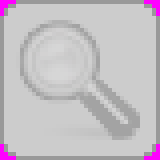
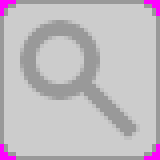
Two versions of the same layered image (160 x 160). Layer-by-layer changes:
showed "Layer #2", moved it above "Layer #5", painted on it over <box>16,20,140,140</box>
hid "Layer", moved it above "Layer #4", painted on it over <box>16,20,140,140</box>
"Layer #4": opacity 20% → 100%, painted on it over <box>16,20,140,140</box>
painted on "Layer #1" over <box>16,20,140,140</box>
